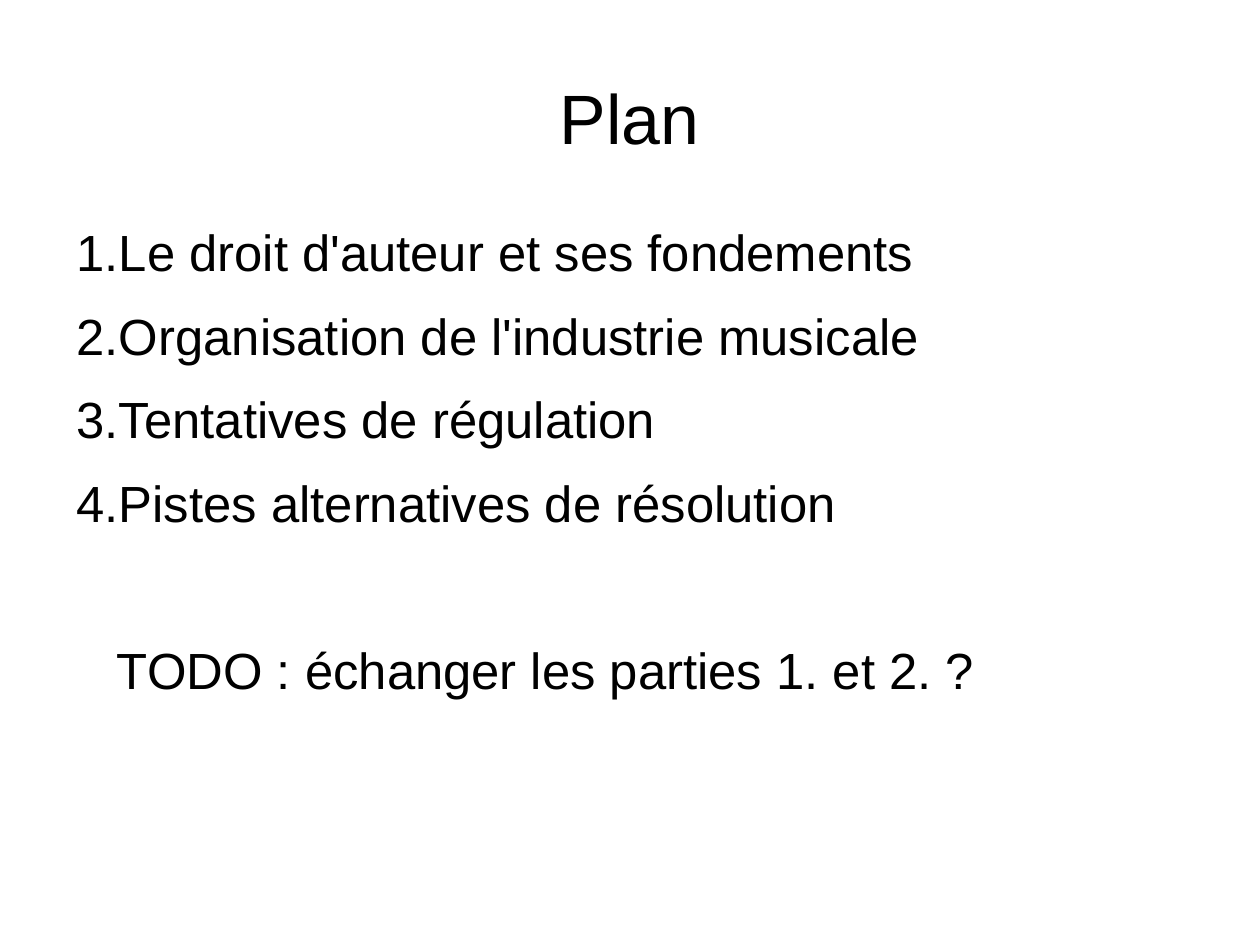
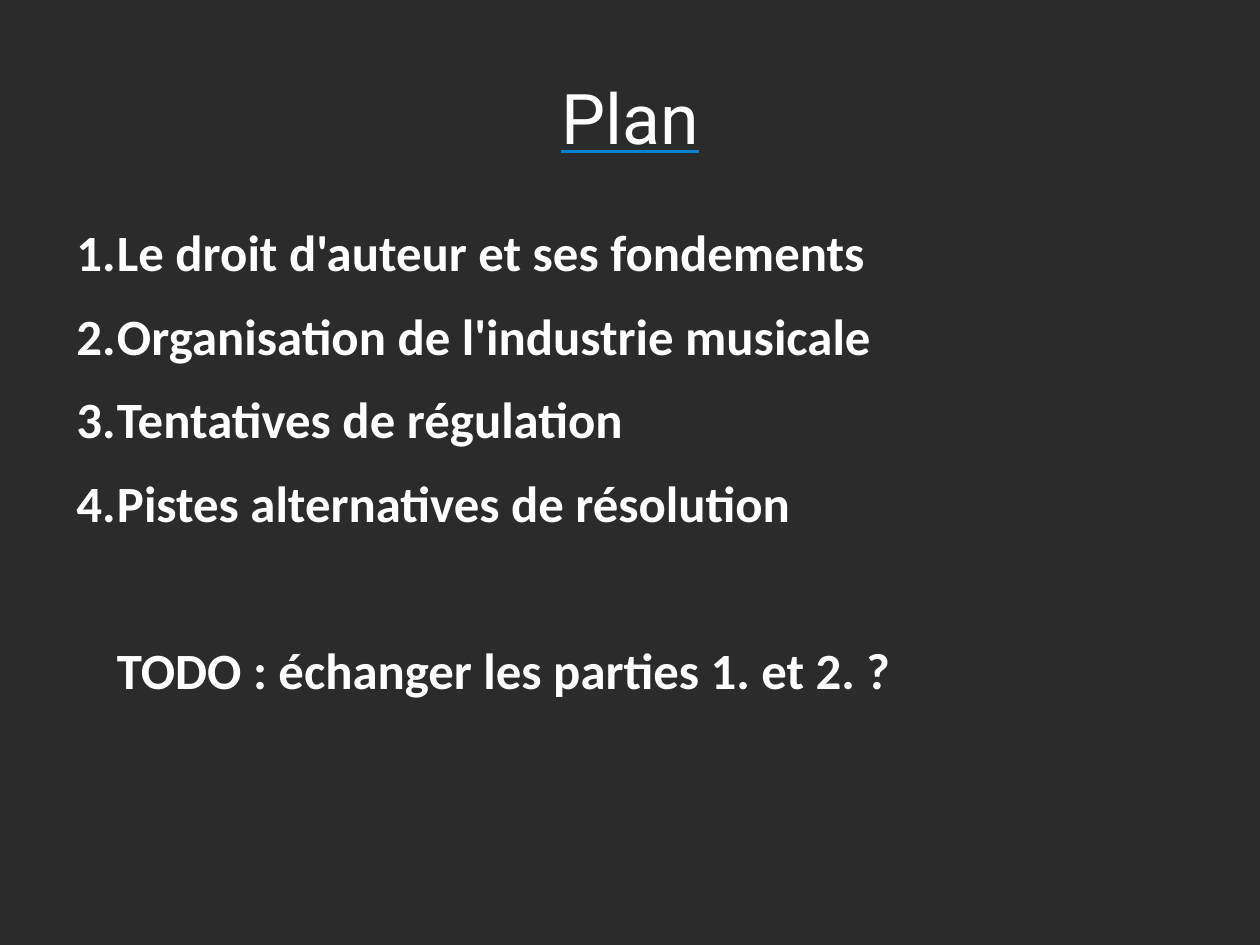
Before and after one commit to Parashp/pph-droit-auteur, a slide deck: slide 2 of soutenance.odp. Drawn at 1260x945 pixels with LibreOffice and Linux fonts; fonts in the diff are those of the drawing; background and template pictures are left out; a plain dark background stands for a picture behind light text. Boxes give left, top, right and bottom in pixels: in the first picture for what was removed or moved away, otherwise in the second. Text is boxed around its words. In the diff, an @@ line names an element or a change of style, - is before the commit and + after.

```diff
--- a/soutenance.odp
+++ b/soutenance.odp
@@ background #FFFFFF to picture (left out) @@
@@ title "Plan" at [561, 91, 699, 153]: font Arial to Roboto, text colour #000000 to #FFFFFF, underline on @@
@@ text "Le droit d'auteur et ses ..." at [76, 235, 870, 698]: font Arial to Calibri, text colour #000000 to #FFFFFF, bold on; bullet colour #000000 to #FFFFFF @@
```
Also in this commit, not shown: 22 other slides changed, 1 slide removed, 1 other file.
